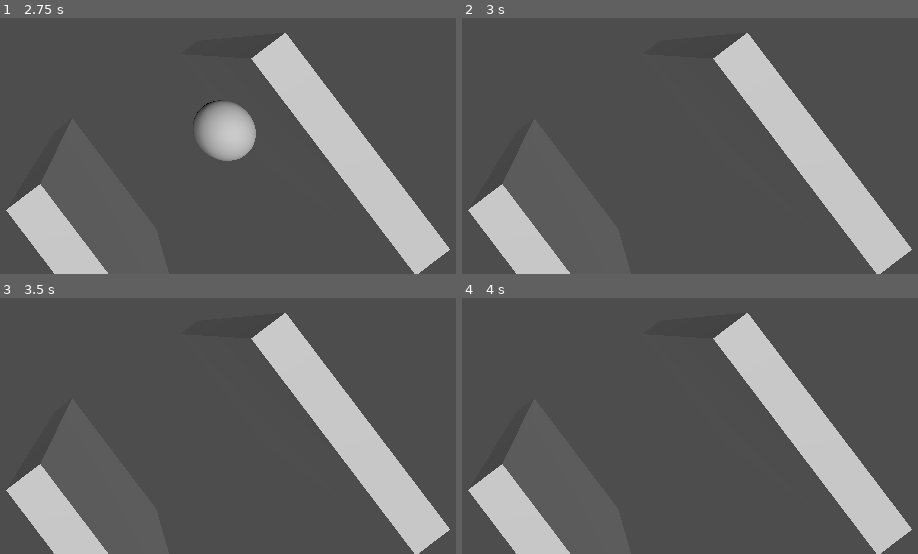
Above: before the commit, frames 1-4 (two rows, left to right).
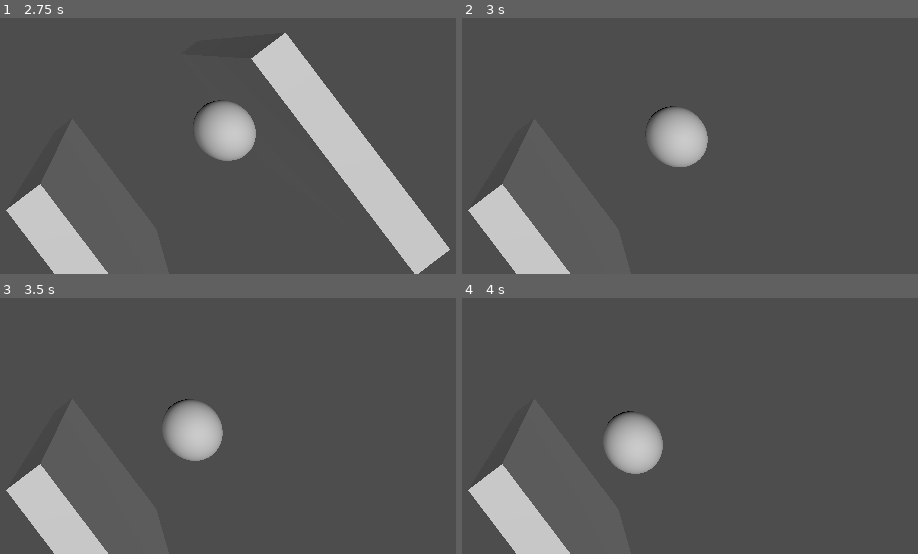
Above: after the commit, the same moments.

Repository: Hertog-lab/GameJamReflection
Game: Godot game, scene res://LukeNode.tscn
Two runs of this game, one before a commit and one after it. Both use one fixed random seed, a clock stepped at 60 frames per second and the inputs below.
Inputs:
- Up to frame 1 (2.75 s): no input
- Up to frame 2 (3 s): no input
- Up to frame 3 (3.5 s): no input
- Up to frame 4 (4 s): no input

Frame 1 is identical in both runs. In frame 2, 12% of the frame differs, in the area x 40-99%, y 5-100%; in frame 3, 12%; in frame 4, 12%, in the area x 31-99%, y 5-100%.

Commit message:
bullet enemy kill

Diff:
--- a/BulletBounce.gd
+++ b/BulletBounce.gd
@@ -14,7 +14,9 @@
 
 
 func _on_area_3d_body_entered(body):
-	if body.is_in_group("Wall"):
+	if body.is_in_group("Reflective"):
 		print("bounce")
+	elif body.is_in_group("Enemy"):
+		body.queue_free()
 	else:
 		self.queue_free()
--- a/LukeNode.tscn
+++ b/LukeNode.tscn
@@ -16,7 +16,7 @@
 
 [node name="LukeNode" type="Node3D"]
 
-[node name="Plane" type="StaticBody3D" parent="." groups=["Wall"]]
+[node name="Plane" type="StaticBody3D" parent="." groups=["Reflective"]]
 transform = Transform3D(1, 0, 0, 0, 1, 0, 0, 0, 1, 0, -1.48728, 0)
 
 [node name="CollisionShape3D" type="CollisionShape3D" parent="Plane"]
@@ -27,7 +27,7 @@
 transform = Transform3D(1, 3.72529e-09, 0, -2.38419e-07, 1, 0, 0, 0, 1, 0, 0, 0)
 mesh = SubResource("BoxMesh_uw4ve")
 
-[node name="Plane2" type="StaticBody3D" parent="."]
+[node name="Plane2" type="StaticBody3D" parent="." groups=["Enemy"]]
 transform = Transform3D(1, 0, 0, 0, 1, 0, 0, 0, 1, 1.42453, -0.607327, 0)
 
 [node name="CollisionShape3D" type="CollisionShape3D" parent="Plane2"]
@@ -42,7 +42,7 @@
 transform = Transform3D(1, 0, 0, 0, 1, 0, 0, 0, 1, 0, 0, 2.51328)
 current = true
 
-[node name="Bullet" type="RigidBody3D" parent="." groups=["Wall"]]
+[node name="Bullet" type="RigidBody3D" parent="." groups=["Reflective"]]
 physics_material_override = SubResource("PhysicsMaterial_3av0c")
 gravity_scale = 0.0
 contact_monitor = true
Not shown: 1 places in LukeNode.tscn that only renumber resources
